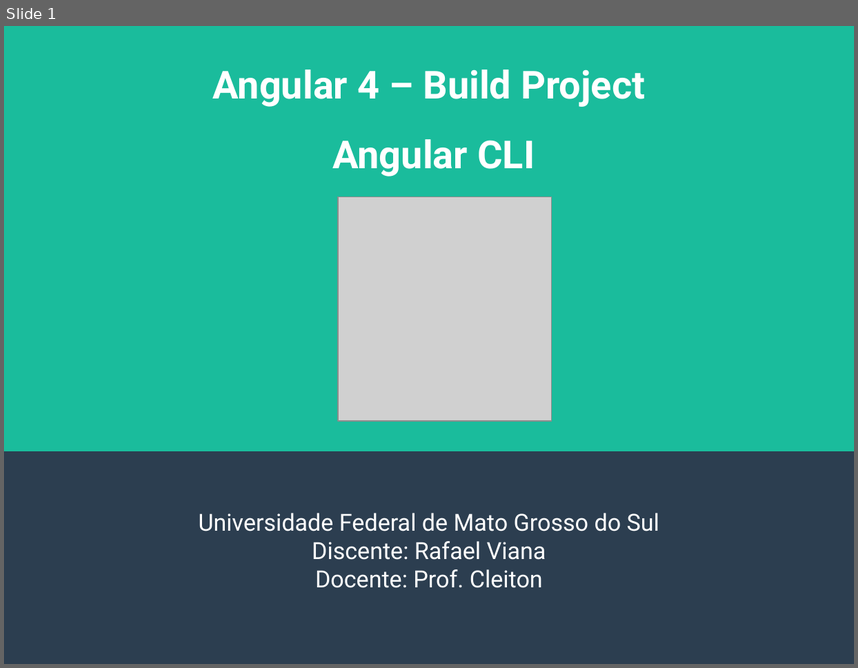
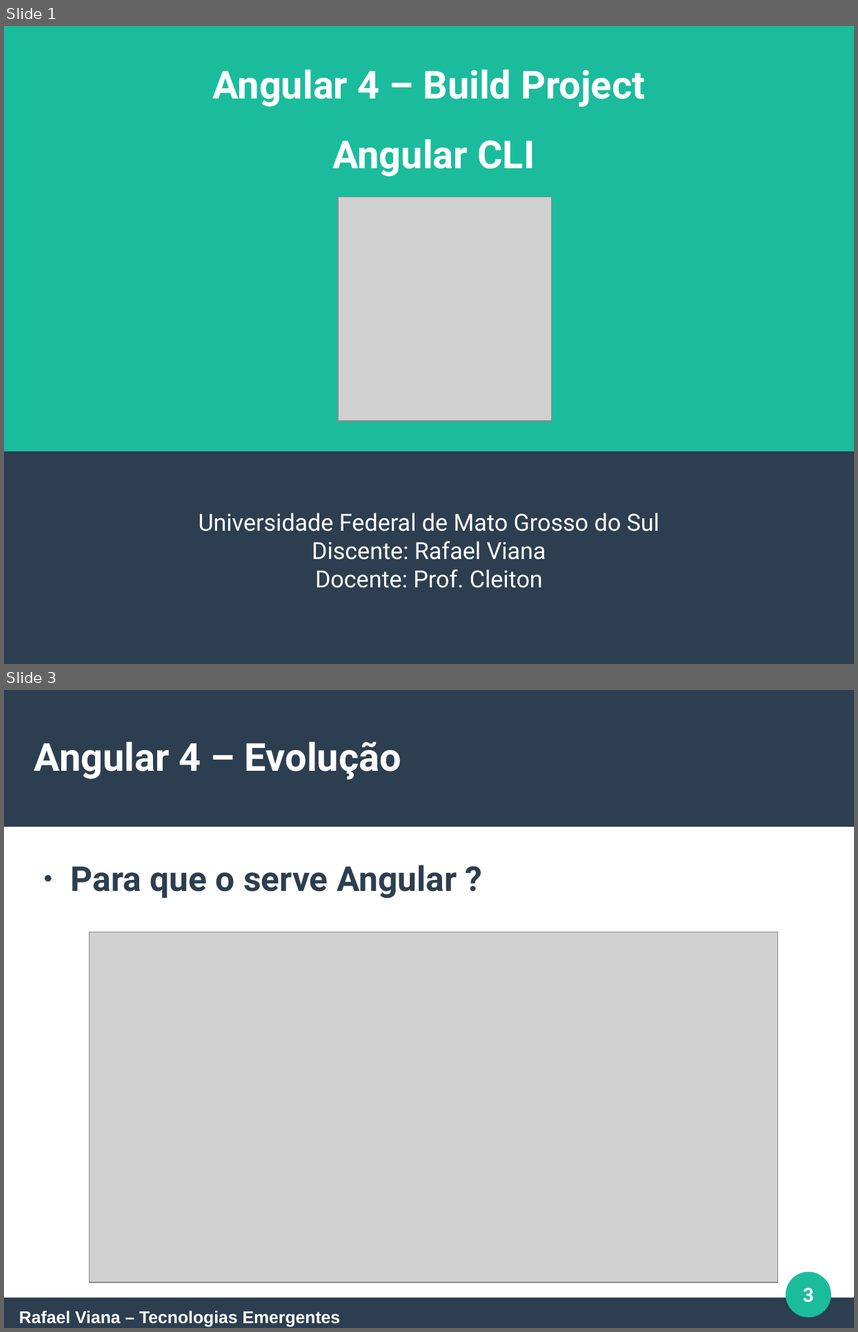
Before and after one commit to rafaelgov95/TE, a slide deck: Apresentação/Angular-4.odp. Shown one above the other, each under a label of ours: slide 1 before the commit, slides 1 and 3 after it; the slides between them are not shown. The pictures are 858x668 and 858x1332 pixels, drawn with LibreOffice and Linux fonts; fonts in the diff are those of the drawing; grey boxes stand for pictures. Boxes give left, top, right and bottom in pixels: in the first picture for what was removed or moved away, otherwise in the second. Text is boxed around its words. In the diff, an @@ line names an element or a change of style, - is before the commit and + after.

```diff
--- a/Apresentação/Angular-4.odp
+++ b/Apresentação/Angular-4.odp
@@ slide 3 added at <box>4,690,854,1328</box>, background #FFFFFF @@
@@ rectangle added at <box>4,690,854,827</box>, fill #2C3E50 @@
@@ title added at <box>34,742,401,780</box>, 36 pt, text #FFFFFF, bold @@
+Angular 4 – Evolução
@@ text added at <box>71,865,457,898</box>, 32 pt, text #2C3E50, bold @@
+● Para que o serve Angular ?
@@ picture added at <box>90,931,778,1281</box> @@
@@ ellipse added at <box>786,1272,832,1317</box>, fill #1ABC9C @@
@@ page number added at <box>803,1288,814,1302</box>, 18 pt, text #FFFFFF, bold @@
+3
@@ rectangle added at <box>4,1297,854,1327</box>, fill #2C3E50 @@
@@ text added at <box>19,1310,341,1327</box>, 16 pt, text #FFFFFF, bold @@
+Rafael Viana – Tecnologias Emergentes
```
Also in this commit, not shown: 2 slides changed, 2 other slides added, 2 slides removed, 1 other file.
